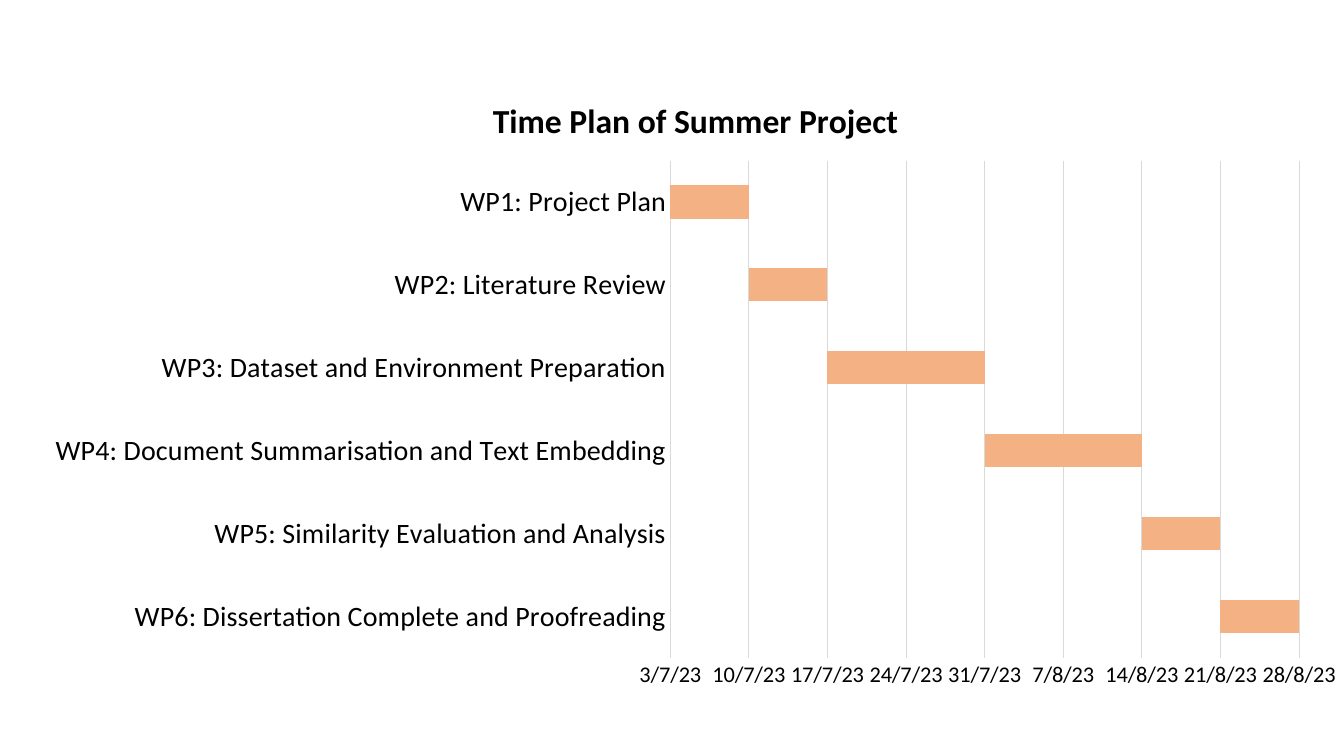
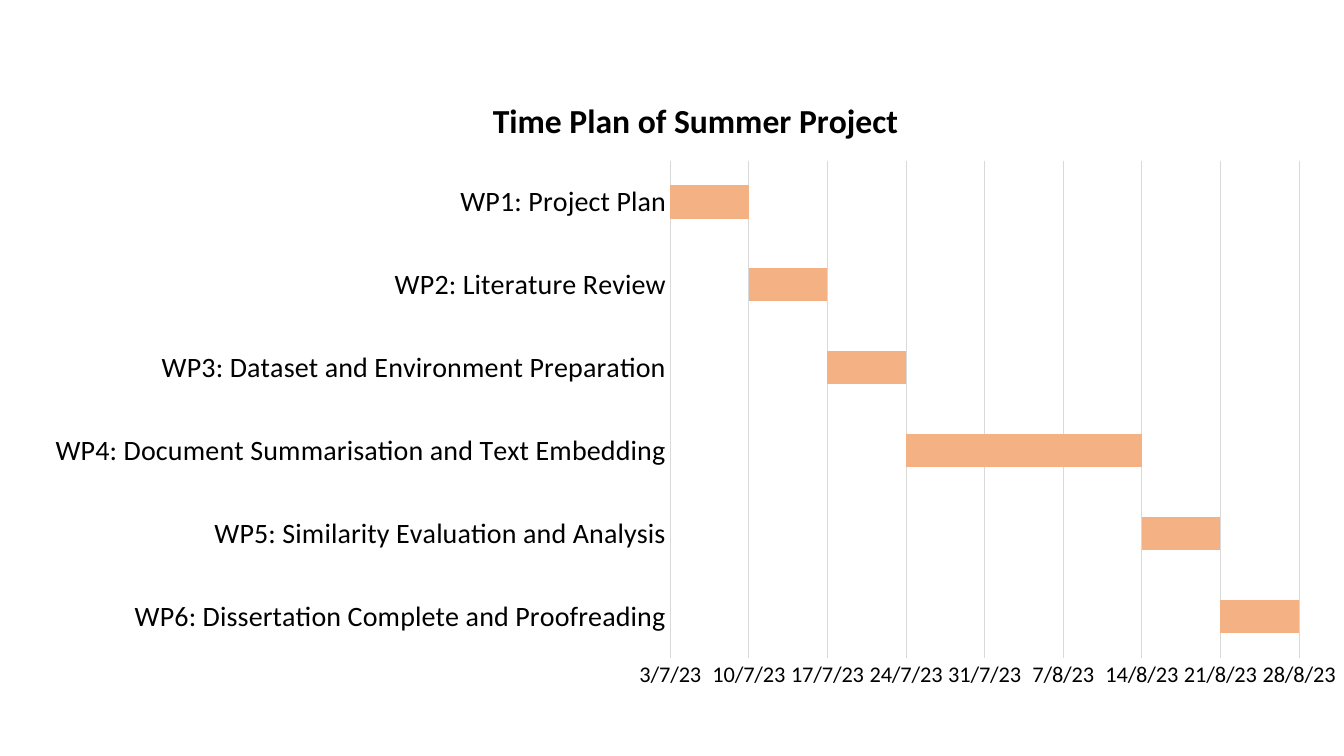
Before and after one commit to tgchen321/NLP_EmbedFintechJournal, a slide deck: slide 1 of 5. Publications/project_plan_timetable.pptx. Drawn at 1344x756 pixels with LibreOffice and Linux fonts; fonts in the diff are those of the drawing. Boxes give left, top, right and bottom in pixels: in the first picture for what was removed or moved away, otherwise in the second. Text is boxed around its words. In the diff, an @@ line names an element or a change of style, - is before the commit and + after.

```diff
--- a/5. Publications/project_plan_timetable.pptx
+++ b/5. Publications/project_plan_timetable.pptx
@@ bar stacked chart at <box>29,80,1344,702</box> @@
@@ Series 1, WP4: Document Summarisation and Text Embedding: 45138 to 45131 @@
@@ Series 2, WP4: Document Summarisation and Text Embedding: 14 to 21 @@
@@ Series 2, WP3: Dataset and Environment Preparation: 14 to 7 @@
```
Also in this commit, not shown: 1 other slide changed, 3 other files.
